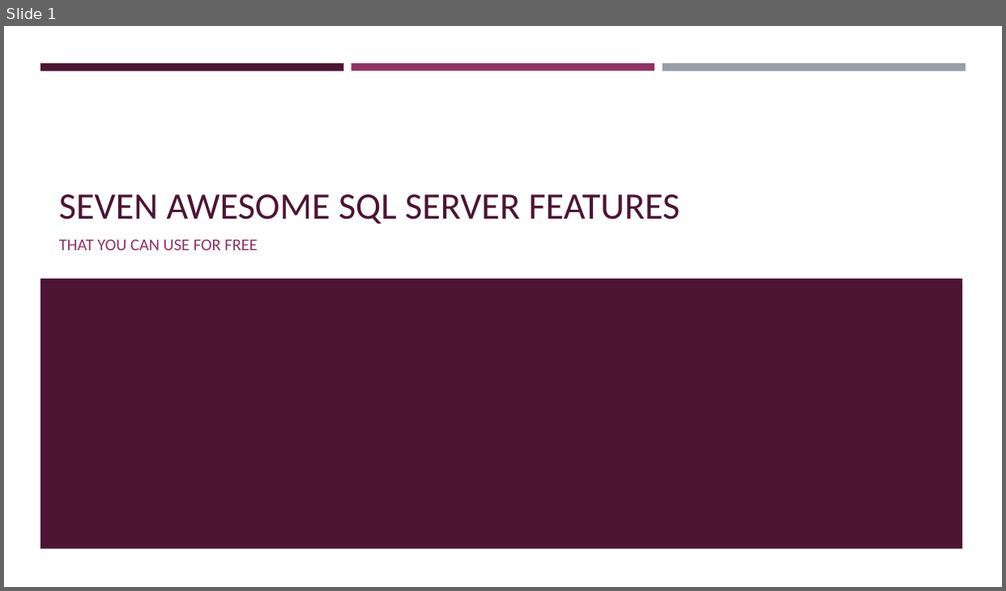
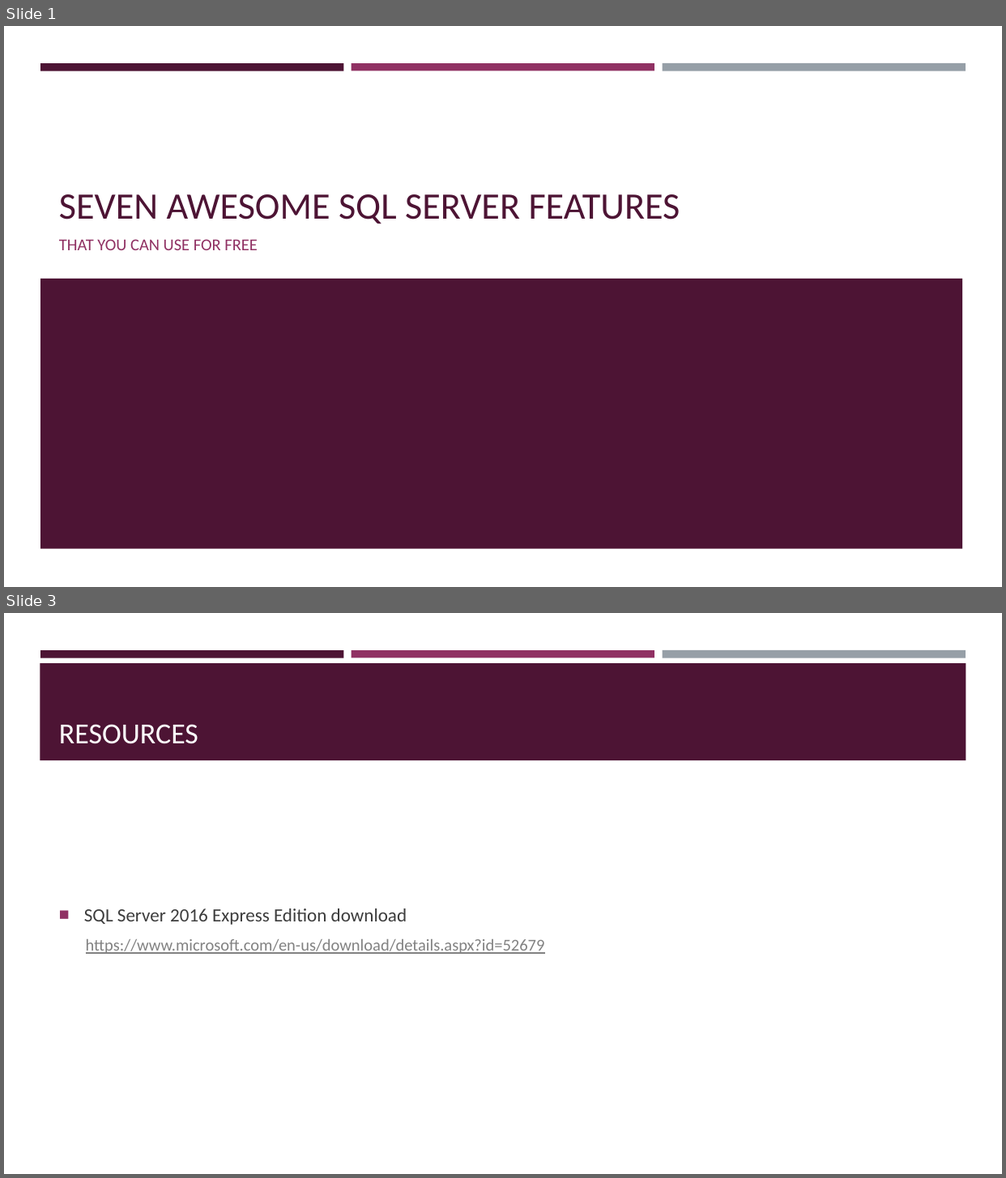
Before and after one commit to sqltran/SevenAwesomeSQLFeatures, a slide deck: AwesomeFreeSQLServerFeatures.pptx. Shown one above the other, each under a label of ours: slide 1 before the commit, slides 1 and 3 after it; the slides between them are not shown. The pictures are 1006x591 and 1006x1178 pixels, drawn with LibreOffice and Linux fonts; fonts in the diff are those of the drawing. Boxes give left, top, right and bottom in pixels: in the first picture for what was removed or moved away, otherwise in the second. Text is boxed around its words. In the diff, an @@ line names an element or a change of style, - is before the commit and + after.

Commit message:
Added link to SS2016Express download.

```diff
--- a/AwesomeFreeSQLServerFeatures.pptx
+++ b/AwesomeFreeSQLServerFeatures.pptx
@@ slide 3 added at (x1=4, y1=613, x2=1002, y2=1174), background #FFFFFF; not listed: 3 template elements that a slide beside it also shows @@
@@ rectangle added at (x1=40, y1=663, x2=966, y2=760), fill #4D1434 @@
@@ title added at (x1=59, y1=724, x2=198, y2=744), 28 pt, text #FFFFFF @@
+RESOURCES
@@ text added at (x1=84, y1=909, x2=545, y2=954), 16 pt, text #828282, underline @@
+■ SQL Server 2016 Express Edition download
+  https://www.microsoft.com/en-us/download/details.aspx?id=52679
```
